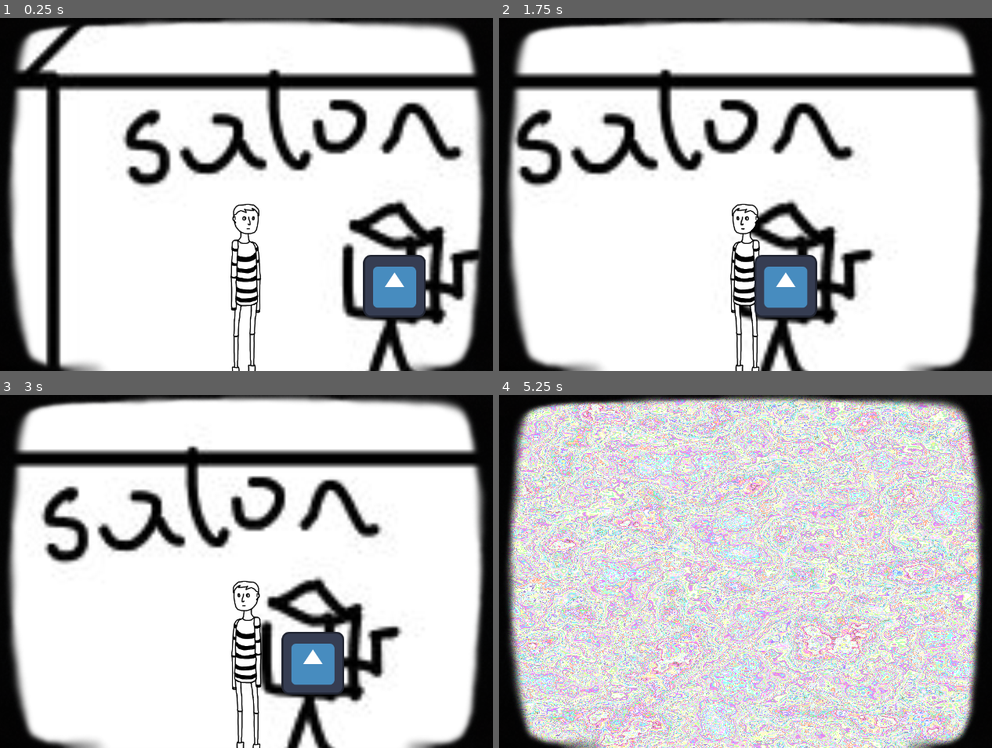
Above: before the commit, frames 1-4 (two rows, left to right).
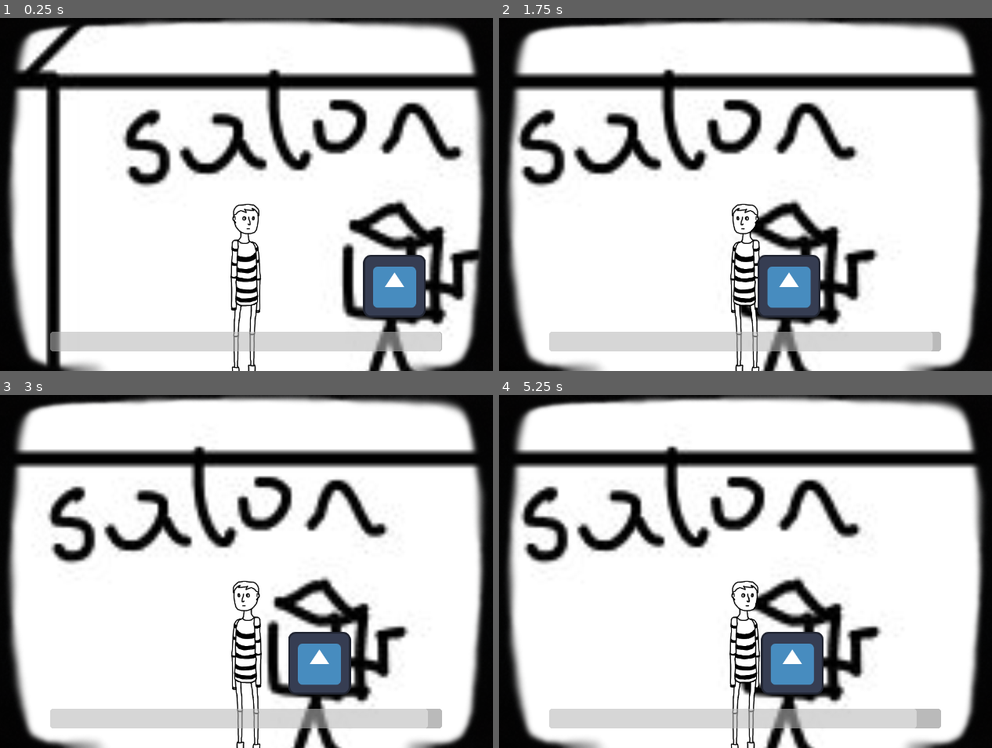
Above: after the commit, the same moments.

Repository: badzianga/booger-aids
Game: Godot game, scene res://scenes/house/house.tscn
Same seed, same stepped clock (60 frames per second), same inputs: the game is played once before the commit and once after it. The engine's default icon, where the game draws it, is replaced by a stand-in: a white triangle on a blue panel in a dark square.
Inputs (mouse positions are in pixels of both pictures, inside the frame that each line leads up to):
- Up to frame 1 (0.25 s): no input
- Up to frame 2 (1.75 s): tap Enter (ui_accept) at 0.5, 0.77, 0.8, 1.07, 1.35, 1.52 s; move the mouse to (893, 286) at 0.52 s; press the mouse at (893, 286) at 0.53 s; move the mouse to (617, 212) at 1.27 s; release the mouse at (617, 212) at 1.28 s; click (617, 212) at 1.55 s
- Up to frame 3 (3 s): tap Enter (ui_accept) at 1.82, 2.3 s; move the mouse to (310, 493) at 2.02 s; press the mouse at (310, 493) at 2.03 s; move the mouse to (216, 642) at 2.77 s; release the mouse at (216, 642) at 2.78 s; click (216, 642) at 2.85 s
- Up to frame 4 (5.25 s): tap Enter (ui_accept) at 3.02, 3.32, 3.6, 3.77, 4.07, 4.52, 4.82 s; move the mouse to (932, 624) at 3.52 s; click (932, 624) at 3.67 s; move the mouse to (558, 518) at 4.27 s; click (558, 518) at 4.35 s; move the mouse to (775, 571) at 5.02 s; press the mouse at (775, 571) at 5.03 s

The runs differ from the first frame. In frame 1, 4.3% of the frame differs, in the area x 10-90%, y 88-95%; in frame 2, 12%; in frame 3, 16%; in frame 4, 80%, in the area x 1-99%, y 0-100%.

Commit message:
Basic idea for interactions

Diff:
--- a/project.godot
+++ b/project.godot
@@ -22,6 +22,8 @@
 [autoload]
 
 TvLayer="*res://singletons/tv_layer.tscn"
+UserInterface="*res://singletons/user_interface.tscn"
+GlobalVariables="*res://singletons/global_variables.gd"
 
 [display]
 
--- /dev/null
+++ b/scenes/house/interactable.gd
@@ -0,0 +1,28 @@
+class_name Interactable
+extends Area2D
+
+const MouseArrow := preload("res://assets/mouse/arrow.png")
+const MouseKidNamedFinger := preload("res://assets/mouse/hand.png")
+
+
+func interact() -> void:
+	print_debug("THIS SHOULD NOT BE PRINTED!")
+
+
+func _handle_input_event(event: InputEvent) -> void:
+	if not event is InputEventMouse:
+		return
+	if event.is_action_pressed("click"):
+		_select_as_current()
+
+
+func _set_finger() -> void:
+	Input.set_custom_mouse_cursor(MouseKidNamedFinger)
+
+
+func _set_arrow() -> void:
+	Input.set_custom_mouse_cursor(MouseArrow)
+
+
+func _select_as_current() -> void:
+	print("THIS SHOULD NOT PRINT!")
--- /dev/null
+++ b/scenes/house/interactable.tscn
@@ -0,0 +1,9 @@
+[gd_scene load_steps=2 format=3 uid="uid://brp7von73f22r"]
+
+[ext_resource type="Script" path="res://scenes/house/interactable.gd" id="1_nmvx6"]
+
+[node name="Interactable" type="Area2D"]
+script = ExtResource("1_nmvx6")
+
+[connection signal="mouse_entered" from="." to="." method="_on_mouse_entered"]
+[connection signal="mouse_exited" from="." to="." method="_on_mouse_exited"]
--- a/scenes/house/tv.gd
+++ b/scenes/house/tv.gd
@@ -1,23 +1,32 @@
-extends Area2D
+extends Interactable
 
-const MouseArrow := preload("res://assets/mouse/arrow.png")
-const MouseKidNamedFinger := preload("res://assets/mouse/hand.png")
+
+var interacting := false
+
+
+func _physics_process(delta: float) -> void:
+	if interacting:
+		UserInterface.increase_time(delta)
+
+
+# THIS SHOULD BE IN EVERY INTERACTABLE -------------------------------------------------------------
+func interact() -> void:
+	print("This should be printed just when player arrives to the TV")
+
+
+func _select_as_current() -> void:
+	print("Selected TV as current potential interactable")
+	GlobalVariables.set_deferred("current_interactable", self)
+
+
+func _on_input_event(_viewport: Node, event: InputEvent, _shape_idx: int) -> void:
+	_handle_input_event(event)
 
 
 func _on_mouse_entered() -> void:
-	Input.set_custom_mouse_cursor(MouseKidNamedFinger)
+	_set_finger()
 
 
 func _on_mouse_exited() -> void:
-	Input.set_custom_mouse_cursor(MouseArrow)
-
-
-func _on_input_event(_viewport: Node, event: InputEvent, _shape_idx: int) -> void:
-	if not event is InputEventMouse:
-		return
-	if event.is_action_pressed("click"):
-		interact()
-
-
-func interact() -> void:
-	print("Dupa")
+	_set_arrow()
+# --------------------------------------------------------------------------------------------------
--- a/scenes/player/player.gd
+++ b/scenes/player/player.gd
@@ -3,6 +3,8 @@
 @export var speed := 400
 
 var target: Vector2
+var arrived := false
+var just_arrived := false
 
 @onready var sprite := $Sprite
 
@@ -13,13 +15,16 @@
 
 func _input(event: InputEvent) -> void:
 	if event.is_action_pressed(&"click"):
+		print("Clicked, so moving to position: ", global_position)
+		# TODO: this sh!t will backfire for sure when
+		GlobalVariables.current_interactable = null
 		target.x = get_global_mouse_position().x
 
 
 func _physics_process(_delta: float) -> void:
 	velocity = position.direction_to(target) * speed
 
-	if position.distance_to(target) > 10:
+	if position.distance_to(target) > 16:
 		if velocity.x > 0:
 			sprite.flip_h = false
 			sprite.position.x = 16
@@ -27,3 +32,9 @@
 			sprite.flip_h = true
 			sprite.position.x = -16
 		move_and_slide()
+
+
+func _on_interactable_area_area_entered(interactable: Interactable) -> void:
+	if interactable == GlobalVariables.current_interactable:
+		print("Arrived to the object, so interaction can take place")
+		interactable.interact()
--- a/scenes/player/player.tscn
+++ b/scenes/player/player.tscn
@@ -29,3 +29,5 @@
 
 [node name="CollisionShape" type="CollisionShape2D" parent="InteractableArea"]
 shape = SubResource("CapsuleShape2D_tsk86")
+
+[connection signal="area_entered" from="InteractableArea" to="." method="_on_interactable_area_area_entered"]
--- /dev/null
+++ b/singletons/global_variables.gd
@@ -0,0 +1,3 @@
+extends Node
+
+var current_interactable: Interactable = null
--- a/singletons/tv_layer.gd
+++ b/singletons/tv_layer.gd
@@ -8,7 +8,7 @@
 # TODO: temporary for testing purposes
 func _physics_process(_delta: float) -> void:
 	if Input.is_action_just_pressed("ui_accept"):
-		enable_noise(randf_range(0.2, 0.5))
+		enable_noise(randf_range(0.1, 0.4))
 
 
 func enable_noise(time: float) -> void:
--- /dev/null
+++ b/singletons/user_interface.gd
@@ -0,0 +1,22 @@
+extends CanvasLayer
+
+@export var _max_bar_value := 100.0
+@export var _time_increase_multiplier := 4.0
+
+@onready var _energy_bar := $Margin/EnergyBar
+
+
+func _ready() -> void:
+	_energy_bar.max_value = _max_bar_value
+
+
+func set_enabled(enabled: bool) -> void:
+	set_physics_process(enabled)
+
+
+func increase_time(delta: float) -> void:
+	_energy_bar.value = max(_energy_bar.value + delta * _time_increase_multiplier, _max_bar_value)
+
+
+func _physics_process(delta: float) -> void:
+	_energy_bar.value -= delta
--- a/scenes/ui/user_interface.tscn
+++ b/singletons/user_interface.tscn
@@ -1,6 +1,9 @@
-[gd_scene format=3 uid="uid://b6oxfk51sfv0i"]
+[gd_scene load_steps=2 format=3 uid="uid://b6oxfk51sfv0i"]
+
+[ext_resource type="Script" path="res://singletons/user_interface.gd" id="1_3kjqh"]
 
 [node name="UserInterface" type="CanvasLayer"]
+script = ExtResource("1_3kjqh")
 
 [node name="Margin" type="MarginContainer" parent="."]
 anchors_preset = 15
